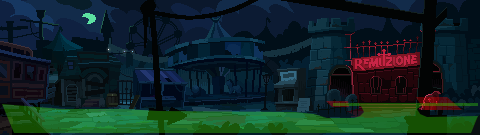
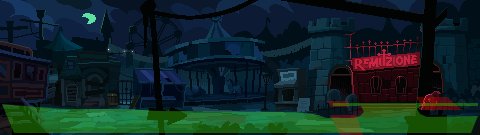
The second w=480, h=135 image is a revision of the first. Changes to its layers:
added layer "GhostTrainIntro" (30%) in group "Triggers" over <box>330,115,363,135</box>
